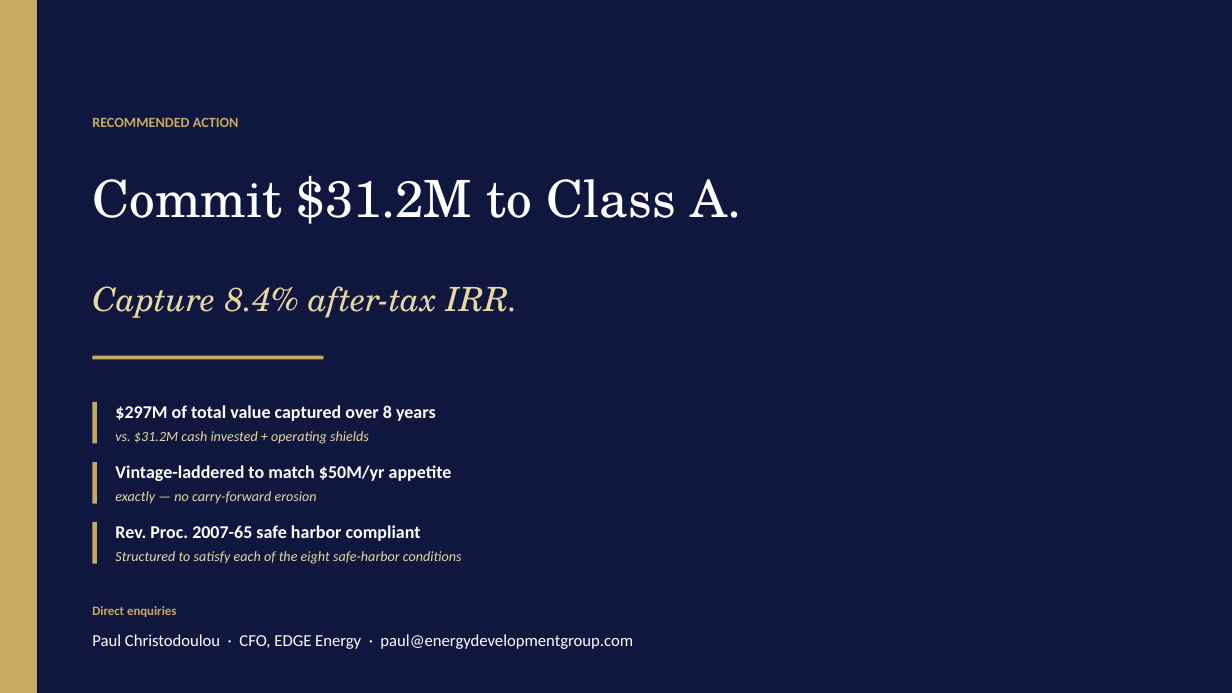
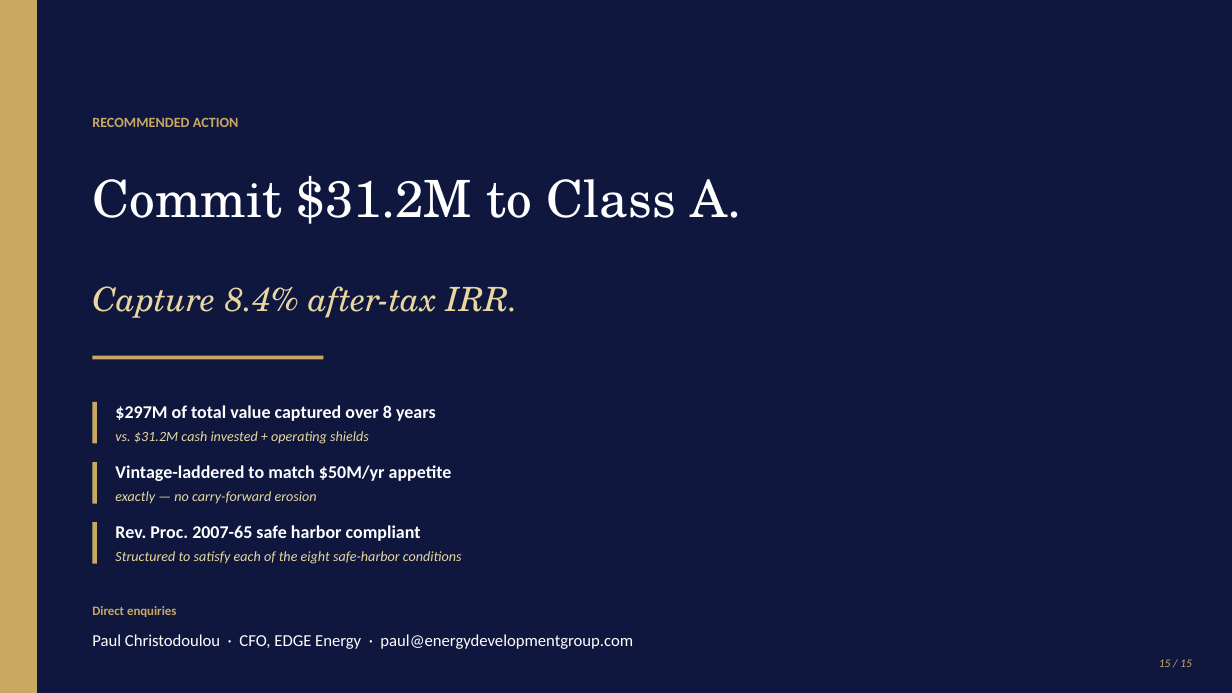
Before and after one commit to allurecg/Financial-Model, a slide deck: slide 15 of EDGE-EastWest-Bank-TaxEquity-IC-Memo.pptx. Drawn at 1232x693 pixels with LibreOffice and Linux fonts; fonts in the diff are those of the drawing. Boxes give left, top, right and bottom in pixels: in the first picture for what was removed or moved away, otherwise in the second. Text is boxed around its words. In the diff, an @@ line names an element or a change of style, - is before the commit and + after.

```diff
--- a/EDGE-EastWest-Bank-TaxEquity-IC-Memo.pptx
+++ b/EDGE-EastWest-Bank-TaxEquity-IC-Memo.pptx
@@ text added at <box>1159,659,1192,667</box>, 9 pt, text #C9A961, italic @@
+15 / 15
```
Also in this commit, not shown: 8 other slides changed, 1 other file.
